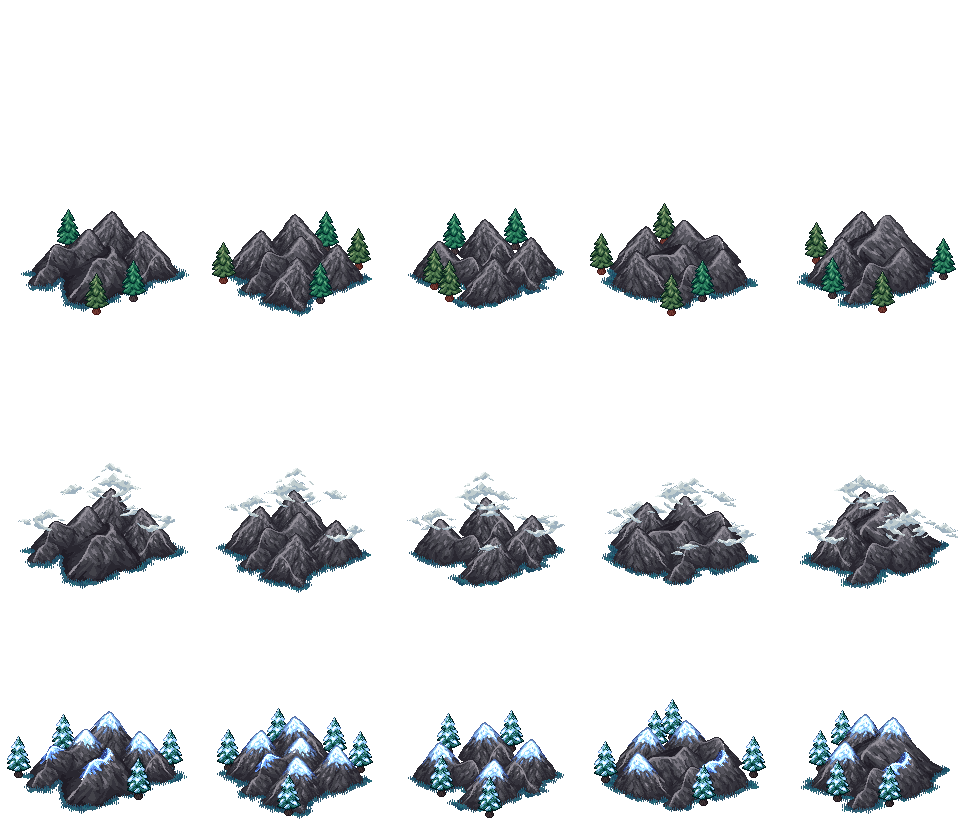
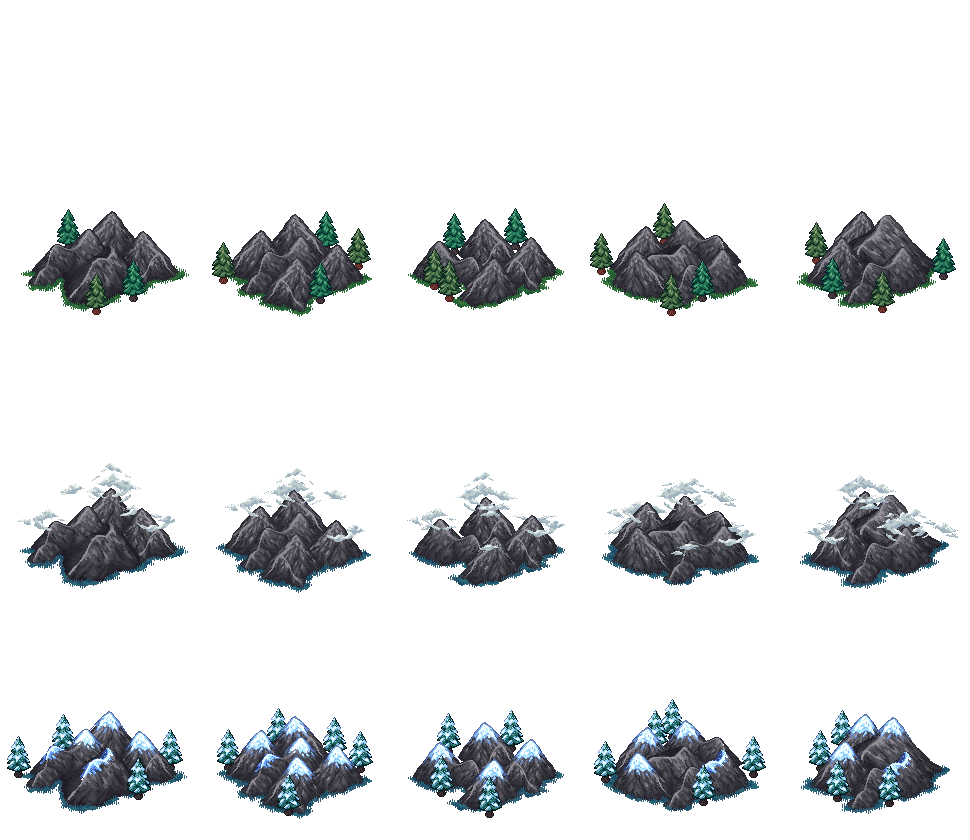
The second 970px x 840px image is a revision of the first. Changes to its layers:
renamed "main" to "Слой 13", painted on it over [left=21, top=265, right=936, bottom=317]
